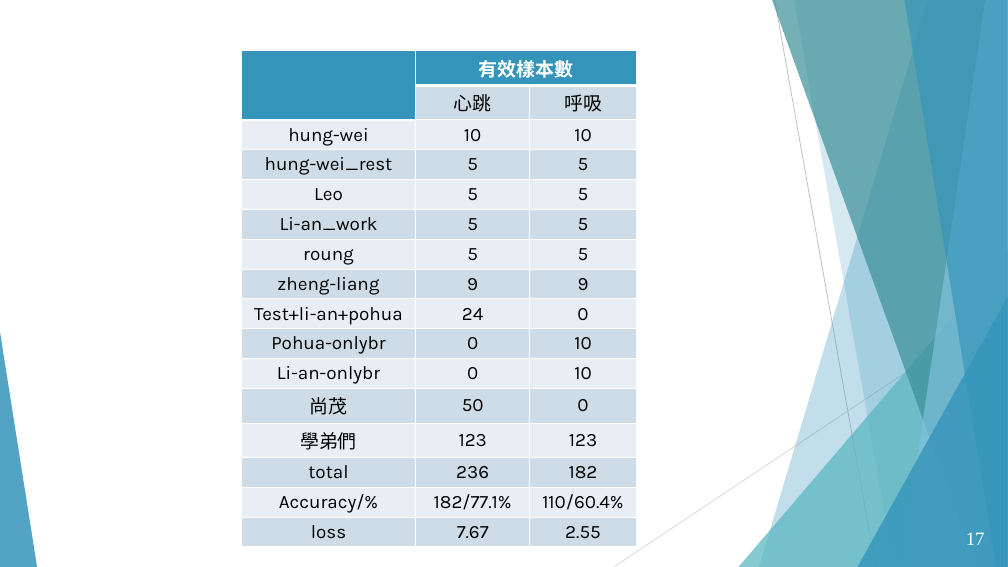
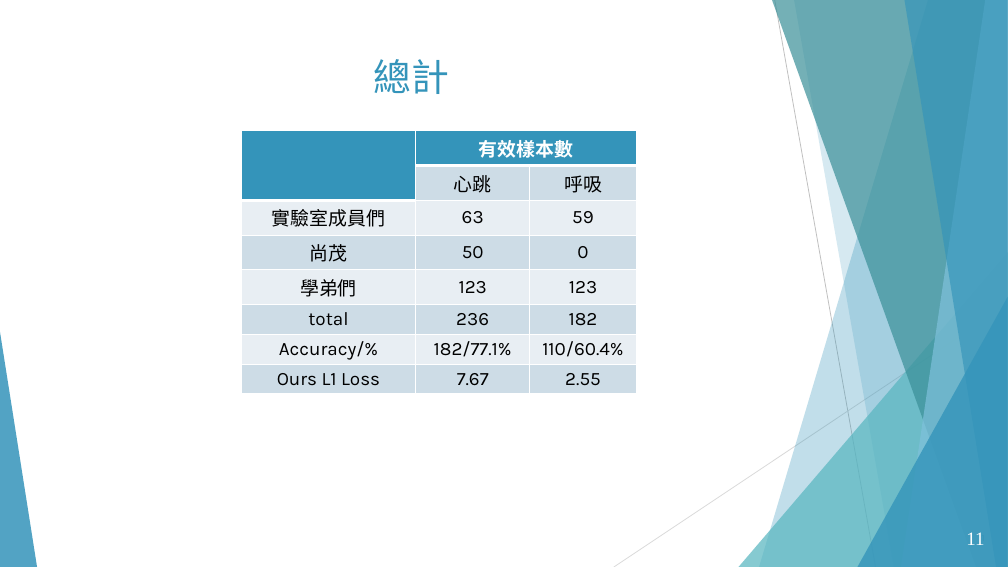
Before and after one commit to ananzeng/mmwave_vsd, a slide deck: slide 11 of 資料庫分析.pptx (slide 17 before the commit). Drawn at 1008x567 pixels with LibreOffice and Linux fonts; fonts in the diff are those of the drawing; background and template pictures are left out. Boxes give left, top, right and bottom in pixels: in the first picture for what was removed or moved away, otherwise in the second. Text is boxed around its words. In the diff, an @@ line names an element or a change of style, - is before the commit and + after.

```diff
--- a/資料庫分析.pptx
+++ b/資料庫分析.pptx
@@ table at <box>241,131,637,390</box> @@
-row 3: hung-wei | 10 | 10
-row 4: hung-wei_rest | 5 | 5
-row 5: Leo | 5 | 5
-row 6: Li-an_work | 5 | 5
-row 7: roung | 5 | 5
-row 8: zheng-liang | 9 | 9
-row 9: Test+li-an+pohua | 24 | 0
-row 10: Pohua-onlybr | 0 | 10
-row 11: Li-an-onlybr | 0 | 10
+row 3: 實驗室成員們 | 63 | 59
-row 8, column 1: loss
+row 8, column 1: Ours L1 Loss
@@ table: place and size @@
-table at <box>241,51,637,543</box>
+table at <box>241,131,637,390</box>
@@ page number at <box>966,532,984,545</box>: text changed @@
-17
+11
@@ page number at <box>978,533,984,544</box>: text changed @@
-17
+11
```
Also in this commit, not shown: 6 other slides changed, 3 slides added, 8 slides removed, 2 other files.
